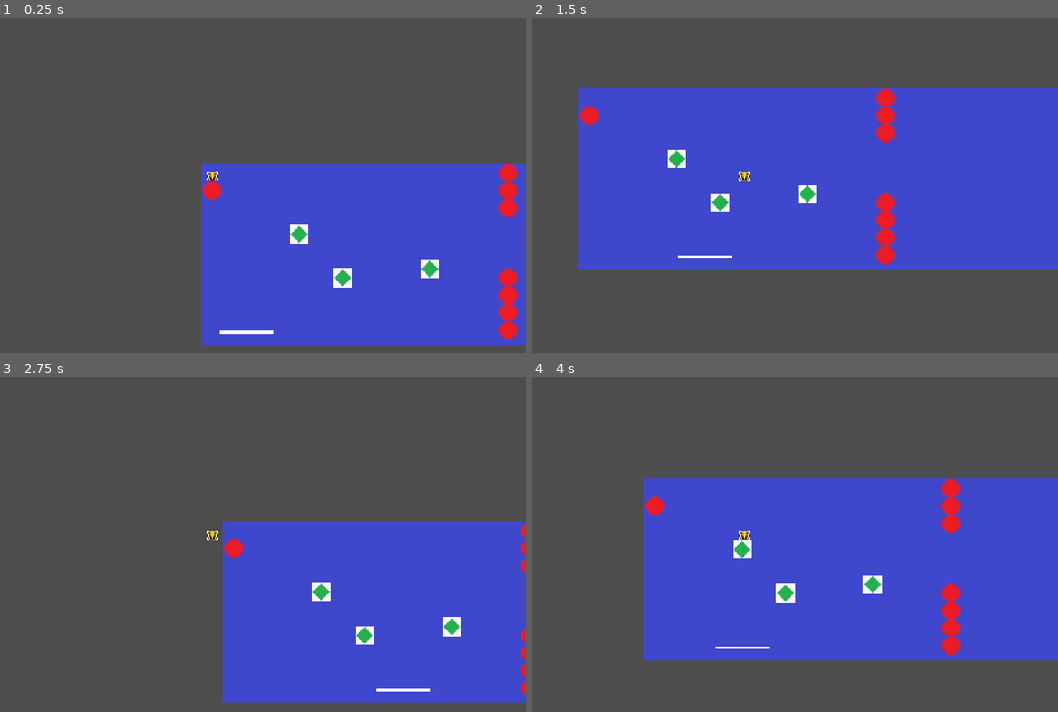
Above: before the commit, frames 1-4 (two rows, left to right).
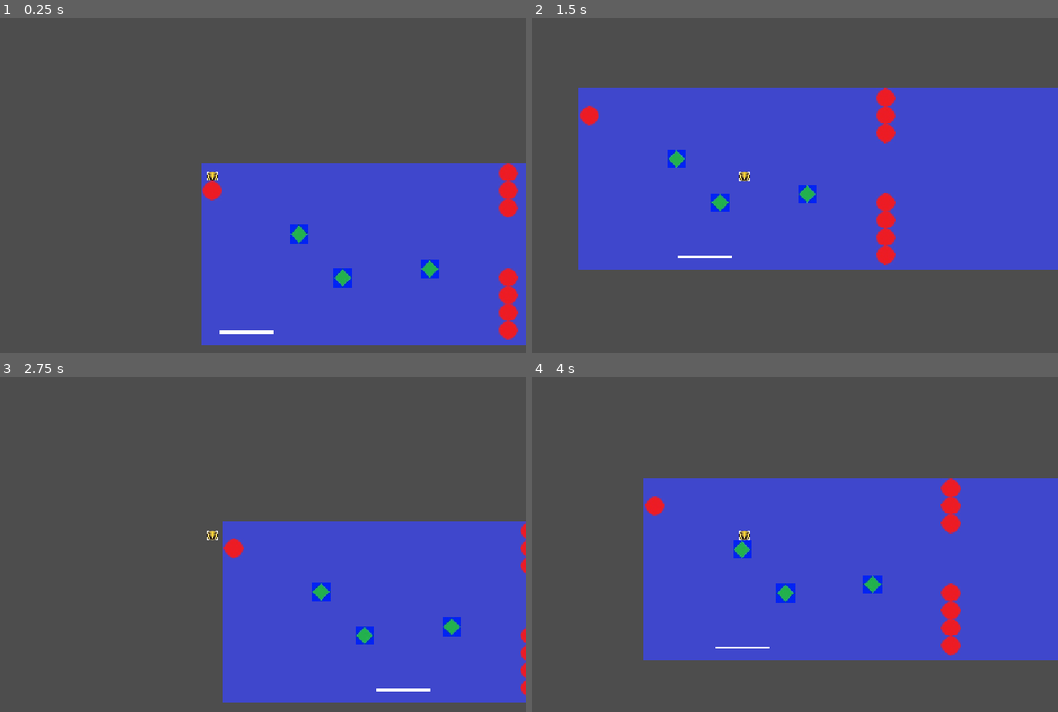
Above: after the commit, the same moments.

Repository: isobel-p/haven
Game: Godot game, scene res://game.tscn
The game is run twice, just before and just after one commit, with the same random seed, the same clock (stepped at 60 frames per second) and the same inputs.
Inputs:
- Up to frame 1 (0.25 s): no input
- Up to frame 2 (1.5 s): hold Right (right) from 0.53 s (still down); tap Up (jump) at 0.77 s
- Up to frame 3 (2.75 s): tap Up (jump) at 1.52 s; release Right (right) at 2.03 s; hold Left (left) from 2.03 s (still down)
- Up to frame 4 (4 s): release Left (left) at 2.78 s; hold Right (right) from 2.78 s (still down); tap Up (jump) at 3.02, 3.77 s

The runs differ from the first frame. In frame 1, 0.4% of the frame differs, in the area x 55-84%, y 61-81%; in frame 2, 0.4%; in frame 3, 0.4%; in frame 4, 0.4%, in the area x 38-67%, y 48-68%.

Commit message:
Changed Spikes added 2nd paddke

Diff:
--- /dev/null
+++ b/Medium_Paddle.gd
@@ -0,0 +1,11 @@
+extends Node2D
+
+
+# Called when the node enters the scene tree for the first time.
+func _ready() -> void:
+	pass # Replace with function body.
+
+
+# Called every frame. 'delta' is the elapsed time since the previous frame.
+func _process(delta: float) -> void:
+	pass
--- a/game.tscn
+++ b/game.tscn
@@ -41,7 +41,10 @@
 texture = ExtResource("1_7jktm")
 stretch_mode = 1
 
-[node name="Paddle2" parent="." unique_id=812565973 instance=ExtResource("2_ryrav")]
+[node name="Big Paddle" parent="." unique_id=812565973 instance=ExtResource("2_ryrav")]
+position = Vector2(1, 304)
+
+[node name="Medium Paddle" parent="." unique_id=763567287 instance=ExtResource("2_ryrav")]
 position = Vector2(1, 304)
 
 [node name="CharacterBody2D" type="CharacterBody2D" parent="." unique_id=186802152]
Binary file changed: Enemy.jpg
Not shown, changed: Enemy.jpg.import
Not shown, added: Medium_Paddle.gd.uid
